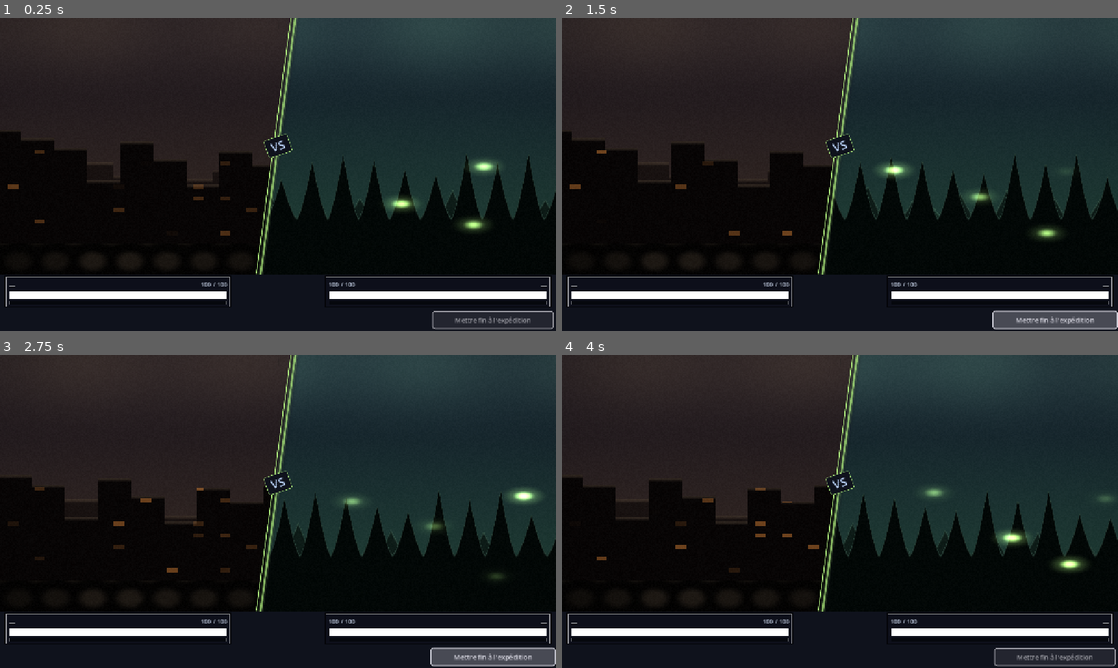
Above: before the commit, frames 1-4 (two rows, left to right).
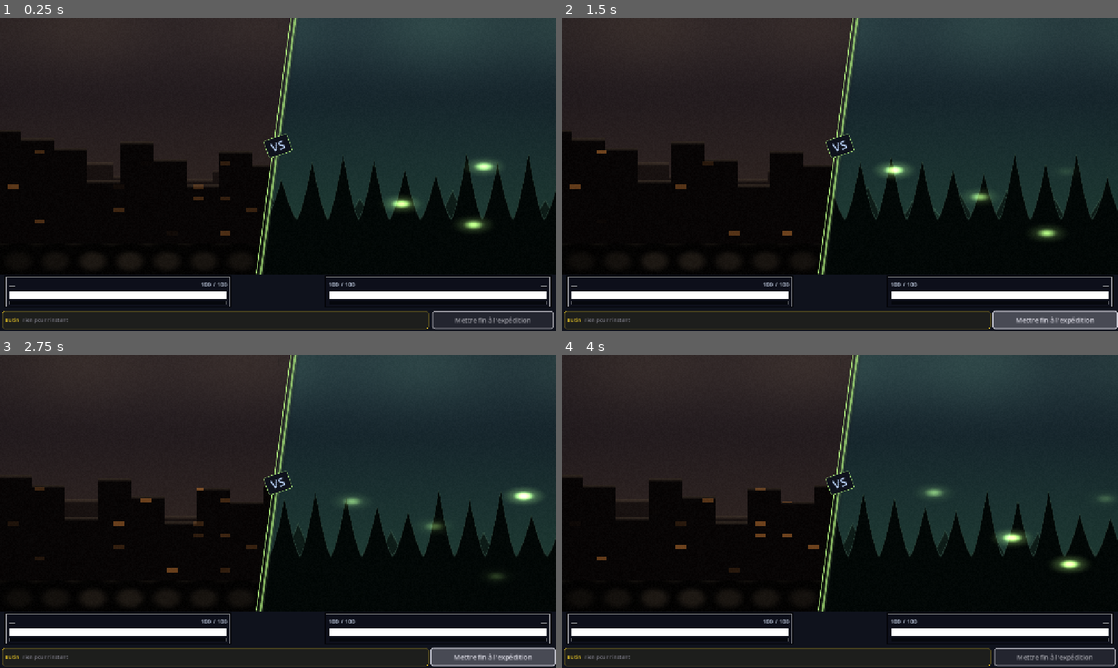
Above: after the commit, the same moments.

Repository: Rhend/Reliquary
Game: Godot game, scene res://scenes/combat/CombatScene.tscn
Two runs of this game, one before a commit and one after it. Both use one fixed random seed, a clock stepped at 60 frames per second and the inputs below. This scene is started directly instead of the project's main scene.
Inputs (mouse positions are in pixels of both pictures, inside the frame that each line leads up to):
- Up to frame 1 (0.25 s): no input
- Up to frame 2 (1.5 s): click (1056, 321) at 0.5 s; click (1056, 321) at 1.25 s
- Up to frame 3 (2.75 s): click (494, 658) at 2 s
- Up to frame 4 (4 s): tap Enter at 2.75, 2.85 s; move the mouse to (962, 495) at 2.77 s; click (962, 495) at 2.92 s; tap Space (ui_select) at 3.02 s; drag from (728, 527) to (812, 574) at 3.52 s

The runs differ from the first frame. In frame 1, 0.6% of the frame differs, in the area x 0-78%, y 93-100%; in frame 2, 0.6%; in frame 3, 0.6%; in frame 4, 0.6%.

Commit message:
feat(onboarding): ouvrir le farm/routes Héros+Expédition dès T0 (Option A)
Débloque la boucle d'onboarding T0 → Peu Commun (reconstruire 4 bâtiments) que la
montée auto du Village exige, sans casser « rien d'utile avant la Forge » :

- Drops : la ressource FRÉQUENTE tombe dès T0 (carburant routes/bâtiments) ; la
  RARE reste gatée jusqu'au déblocage Forge (roll_biome_drops gagne allow_rare ;
  _drop_biome_resources calcule le gate). Révise B2.
- Routes : Héros & Expédition reconstructibles dès T0 (build_route_section repasse
  à 2 états, sans message « artisans »). La Forge reste gatée structurellement
  (son hub n'apparaît qu'à Peu Commun). Clé craftsmen_locked retirée.
- Butins : bandeau de loot ré-affiché dès T0 (révise C7) — la fréquente tombe.

Boucle complète : farm T0 → fréquente → reconstruire routes + 4 bâtiments → Village
Peu Commun → Forge (rare + quartier Forge) → 8 bâtiments → Rare → Sanctuaire.

Suites vertes : ScriptsLoad 76/76, DropSystem 25/25, ExpeditionFlow 28/28,
VillageBuildings 55/55, TierCap 20/20.

Co-Authored-By: Claude Opus 4.8 <noreply@anthropic.com>

Diff:
--- a/scenes/village/panels/BuildingPanel.gd
+++ b/scenes/village/panels/BuildingPanel.gd
@@ -78,18 +78,16 @@
 #  Route — section EN HAUT du panneau de hub (Héros/Expédition/Forge)
 # ═══════════════════════════════════════════════════════════
 # Appelée en tête de HeroPanel/AdventurePanel/ForgePanel (quartier = "hero"/
-# "adventure"/"forge"). Trois états :
-#   • route déjà reconstruite → RIEN (le chemin est affiché sur la carte du hub).
-#   • Forge débloquée (Village ≥ Peu Commun) → bouton « Reconstruire la route » + coût.
-#   • avant (T0) → message : les artisans ne sont pas encore assez expérimentés.
-# Reconstruire la route fait APPARAÎTRE le chemin (host.refresh_hub_after_route).
+# "adventure"/"forge"). Deux états :
+#   • route déjà reconstruite → RIEN (le chemin est dessiné sur la carte du hub).
+#   • sinon → bouton « Reconstruire la route » + coût (actif si payable).
+# Héros & Expédition sont reconstructibles dès T0 (onboarding, Option A) ; la Forge
+# est gatée structurellement (son hub n'apparaît qu'à Peu Commun). Reconstruire la
+# route fait APPARAÎTRE le chemin (host.refresh_hub_after_route).
 
 static func build_route_section(host: Village, quartier: String) -> void:
 	if VillageBuildings.route_built(quartier):
 		return  # route faite → le chemin est dessiné ; plus rien à afficher ici
-
-	var forge_unlocked := int(GameData.village.get("maitrise_actuelle", 0)) \
-			>= Balance.FORGE_HUB_UNLOCK_VILLAGE_TIER
 
 	var card := PanelContainer.new()
 	card.add_theme_stylebox_override("panel",
@@ -106,17 +104,6 @@
 	title.add_theme_font_size_override("font_size", 13)
 	title.add_theme_color_override("font_color", UIColors.TEXT_HEADER)
 	vb.add_child(title)
-
-	if not forge_unlocked:
-		# T0 : pas encore d'artisans assez expérimentés → message, pas de bouton.
-		var locked := Label.new()
-		locked.text = Translations.T("building.route.craftsmen_locked")
-		locked.autowrap_mode = TextServer.AUTOWRAP_WORD_SMART
-		locked.add_theme_font_size_override("font_size", 11)
-		locked.add_theme_color_override("font_color", UIColors.TEXT_MUTED)
-		vb.add_child(locked)
-		host.rp_content.add_child(card)
-		return
 
 	var hint := Label.new()
 	hint.text = Translations.T("building.route.hint")
--- a/scripts/autoloads/Translations.gd
+++ b/scripts/autoloads/Translations.gd
@@ -307,7 +307,6 @@
 		"building.route.title":        "Route à reconstruire",
 		"building.route.hint":         "Reconstruisez la route pour accéder à la couche gestion de ce quartier (ses bâtiments).",
 		"building.route.forge_locked": "La route de la Forge se reconstruit une fois le hub Forge débloqué (Village Peu Commun).",
-		"building.route.craftsmen_locked": "Vos artisans ne sont pas encore assez expérimentés pour reconstruire cette route. Ce chantier s'ouvrira quand le Village aura grandi (Peu Commun).",
 		"building.route.btn":          "Reconstruire la route",
 		"building.bonuses.title":      "Bonus actifs",
 		"building.bonuses.none":       "Reconstruisez ce bâtiment pour débloquer ses bonus.",
@@ -675,7 +674,6 @@
 		"building.route.title":        "Road to rebuild",
 		"building.route.hint":         "Rebuild the road to access this quarter's management layer (its buildings).",
 		"building.route.forge_locked": "The Forge road can be rebuilt once the Forge hub is unlocked (Village Uncommon).",
-		"building.route.craftsmen_locked": "Your craftsmen aren't experienced enough to rebuild this road yet. This work opens once the Village has grown (Uncommon).",
 		"building.route.btn":          "Rebuild the road",
 		"building.bonuses.title":      "Active bonuses",
 		"building.bonuses.none":       "Rebuild this building to unlock its bonuses.",
--- a/scripts/combat/CombatScene.gd
+++ b/scripts/combat/CombatScene.gd
@@ -494,15 +494,9 @@
 	bar.add_theme_constant_override("separation", 8)
 
 	# Bandeau de butin du cycle : encaisse les pastilles venues de la créature.
-	# C7 : aucun ingrédient ne tombe tant que la Forge n'est pas débloquée (Village
-	# ≥ Peu Commun — cf. B2) → le bandeau Butins n'a aucun intérêt à ce stade. On le
-	# masque (espaceur pour garder le bouton de fin d'expédition à droite).
-	if int(GameData.village.get("maitrise_actuelle", 0)) >= Balance.FORGE_HUB_UNLOCK_VILLAGE_TIER:
-		bar.add_child(_build_loot_banner())
-	else:
-		var spacer := Control.new()
-		spacer.size_flags_horizontal = Control.SIZE_EXPAND_FILL
-		bar.add_child(spacer)
+	# La ressource fréquente tombe dès T0 (onboarding, Option A) → le bandeau est
+	# utile dès le départ.
+	bar.add_child(_build_loot_banner())
 
 	# Le compteur « XP ce cycle » a été retiré (l'espace est rendu à la zone de
 	# combat). _xp_label reste null : _update_xp_label() est inerte (garde de
--- a/scripts/systems/AdventureSystem.gd
+++ b/scripts/systems/AdventureSystem.gd
@@ -549,12 +549,13 @@
 # Effectue les DEUX tirages INDÉPENDANTS (fréquent + rare) et retourne les ids
 # de ressources droppées (0 à 2). Pur (ne dépend que de randf + Balance) → unité
 # testable. `creature_tier` ne pilote QUE le taux de la rare ; le fréquent est fixe.
+# `allow_rare` = false court-circuite le tirage rare (gate Forge, cf. Option A).
 func roll_biome_drops(freq_id: String, rare_id: String, creature_tier: int,
-		rare_bonus: float = 0.0) -> Array:
+		rare_bonus: float = 0.0, allow_rare: bool = true) -> Array:
 	var out: Array = []
 	if freq_id != "" and randf() < Balance.DROP_FREQUENT_RATE:
 		out.append(freq_id)
-	if rare_id != "" and randf() < Balance.rare_drop_rate(creature_tier) + rare_bonus:
+	if allow_rare and rare_id != "" and randf() < Balance.rare_drop_rate(creature_tier) + rare_bonus:
 		out.append(rare_id)
 	return out
 
@@ -564,18 +565,20 @@
 func _drop_biome_resources(enemy: Dictionary) -> void:
 	if enemy.get("est_unique", false):
 		return
-	# B2 : on ne droppe AUCUN ingrédient tant que la Forge n'est pas débloquée
-	# (Village ≥ Peu Commun). Avant ce jalon, l'équipement n'est pas encore en jeu
-	# et les ressources n'auraient aucun usage. Gate en amont des deux tirages.
-	if int(GameData.village.get("maitrise_actuelle", 0)) < Balance.FORGE_HUB_UNLOCK_VILLAGE_TIER:
-		return
+	# Option A (onboarding) : la ressource FRÉQUENTE tombe dès T0 — c'est le carburant
+	# pour reconstruire routes & bâtiments et faire monter le Village vers Peu Commun.
+	# La ressource RARE, elle, reste gatée jusqu'au déblocage de la Forge (Village ≥
+	# Peu Commun) : elle n'a d'usage qu'à la Forge (keystones).
+	var allow_rare := int(GameData.village.get("maitrise_actuelle", 0)) \
+			>= Balance.FORGE_HUB_UNLOCK_VILLAGE_TIER
 	var biome := GameData.get_entity(current_biome_id)
 	var ids := roll_biome_drops(
 		str(biome.get("ressource_frequente_id", "")),
 		str(biome.get("ressource_rare_id", "")),
 		int(enemy.get("maitrise_actuelle", 0)),
 		VillageBuildings.get_bonus(VillageBuildings.CH_DROP_RARE_PCT) \
-				+ ForgeSystem.get_stat_bonus("drop_rare_pct"))  # Joaillier T4 + Aubaine (Anneau)
+				+ ForgeSystem.get_stat_bonus("drop_rare_pct"),  # Joaillier T4 + Aubaine (Anneau)
+		allow_rare)
 	if ids.is_empty():
 		return
 	var drops: Array = []
